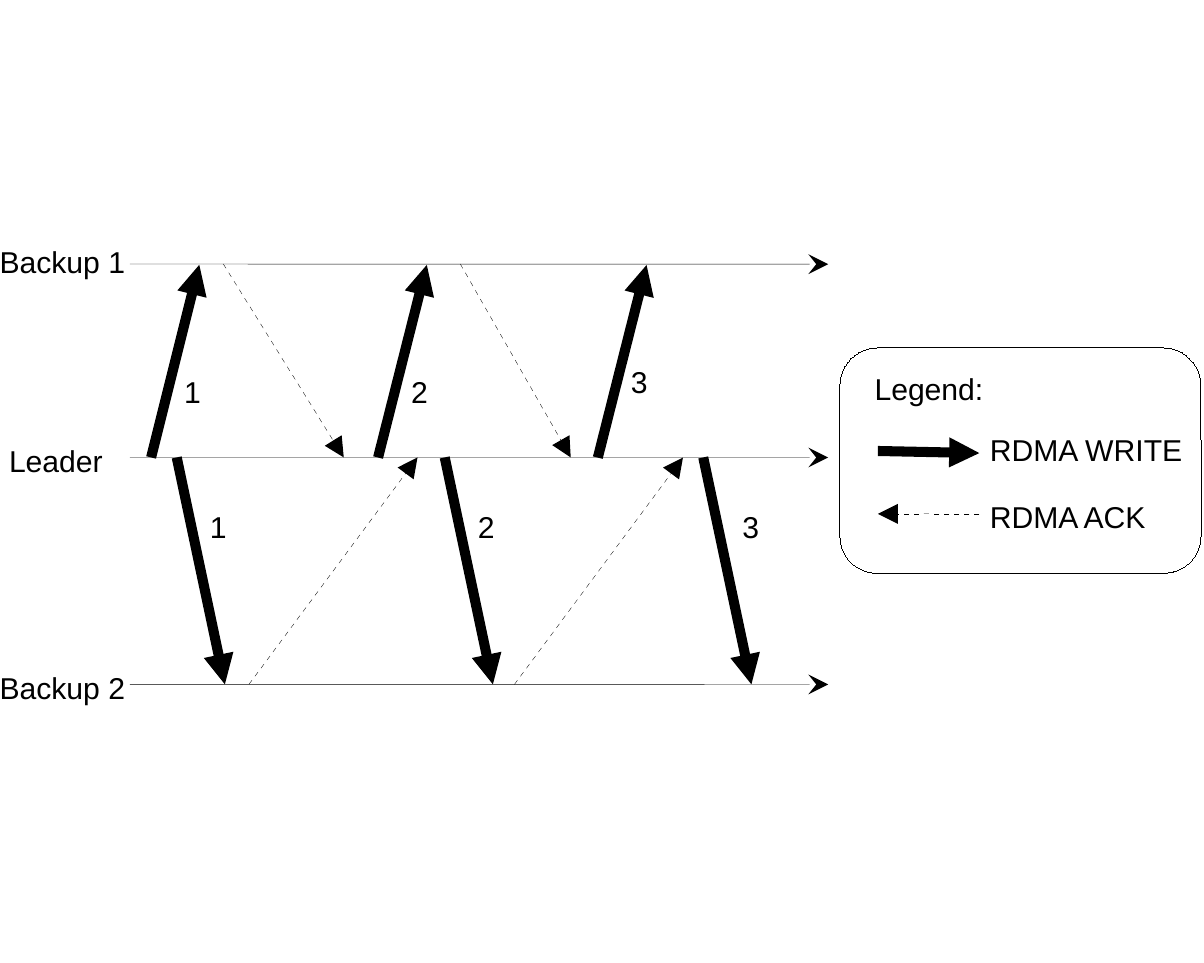
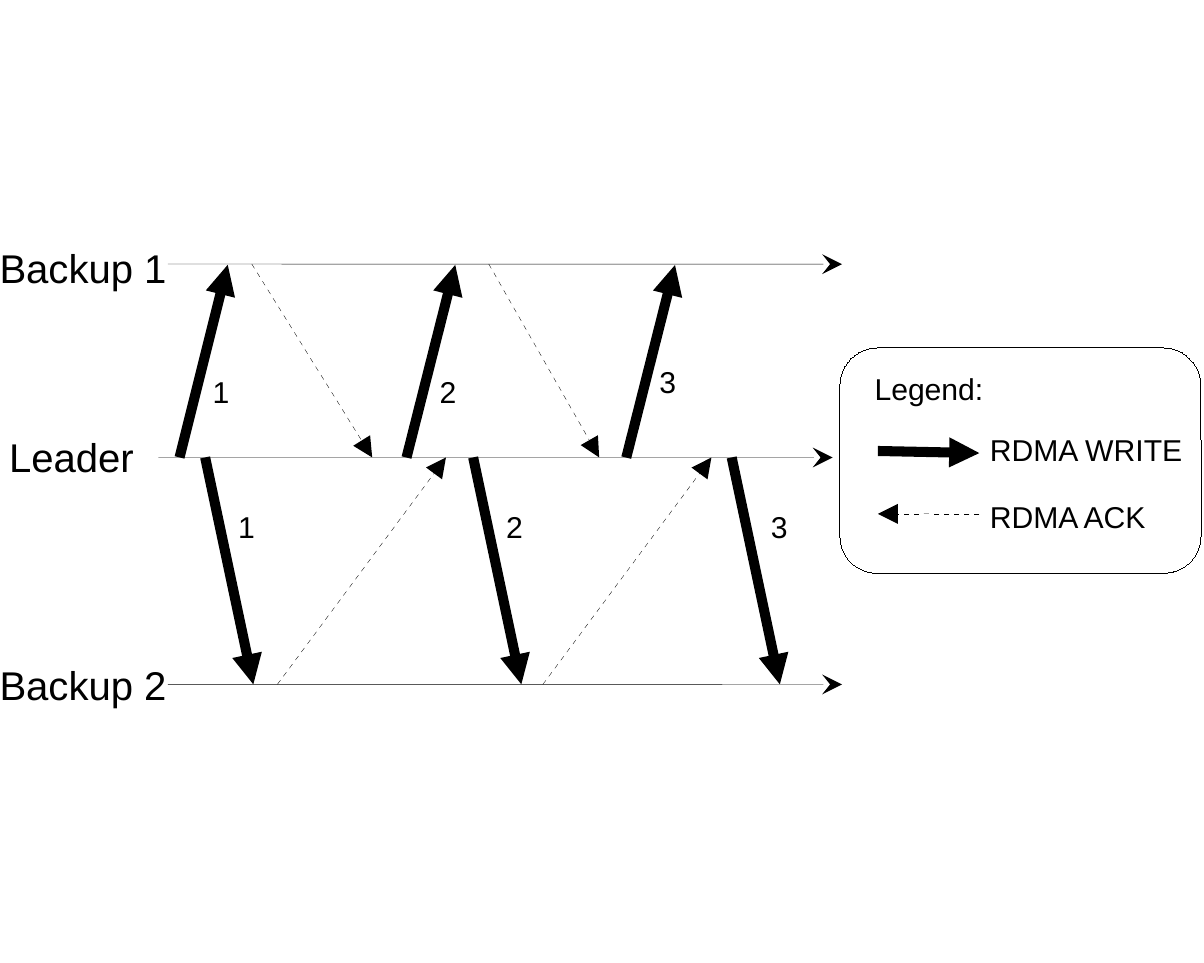
Before and after one commit to MichaelXSChen/RS-paper, a slide deck: slide 1 of figures/dare_algo.odp. Drawn at 1204x963 pixels with LibreOffice and Linux fonts; fonts in the diff are those of the drawing. Boxes give left, top, right and bottom in pixels: in the first picture for what was removed or moved away, otherwise in the second. Text is boxed around its words. In the diff, an @@ line names an element or a change of style, - is before the commit and + after.

```diff
--- a/figures/dare_algo.odp
+++ b/figures/dare_algo.odp
@@ arrow moved from (130, 265) - (828, 265) to (169, 265) - (843, 265) @@
@@ 8 arrows, 4 texts: place and size @@
-8 arrows, 4 texts at bbox=[152, 265, 751, 684]
+8 arrows, 4 texts at bbox=[181, 265, 780, 684]
@@ size 9 to 12 pt in 3 elements at bbox=[0, 671, 166, 708], bbox=[0, 254, 166, 291], bbox=[9, 443, 134, 473] @@
@@ text "Leader": place and size @@
-text "Leader" at bbox=[9, 450, 103, 473]
+text "Leader" at bbox=[9, 443, 134, 473]
@@ arrow moved from (130, 458) - (828, 458) to (159, 458) - (833, 458) @@
@@ 2 texts, 2 arrows: place and size @@
-2 texts, 2 arrows at bbox=[445, 458, 759, 684]
+2 texts, 2 arrows at bbox=[472, 458, 788, 684]
@@ arrow moved from (130, 684) - (828, 684) to (169, 684) - (843, 684) @@
```
Also in this commit, not shown: 3 other files.
